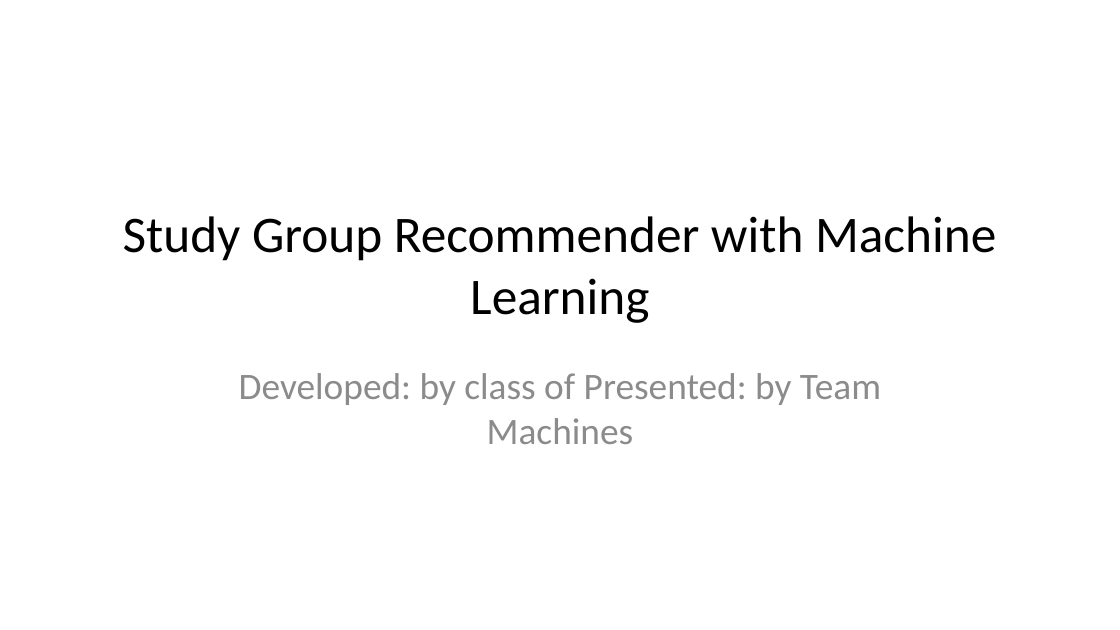
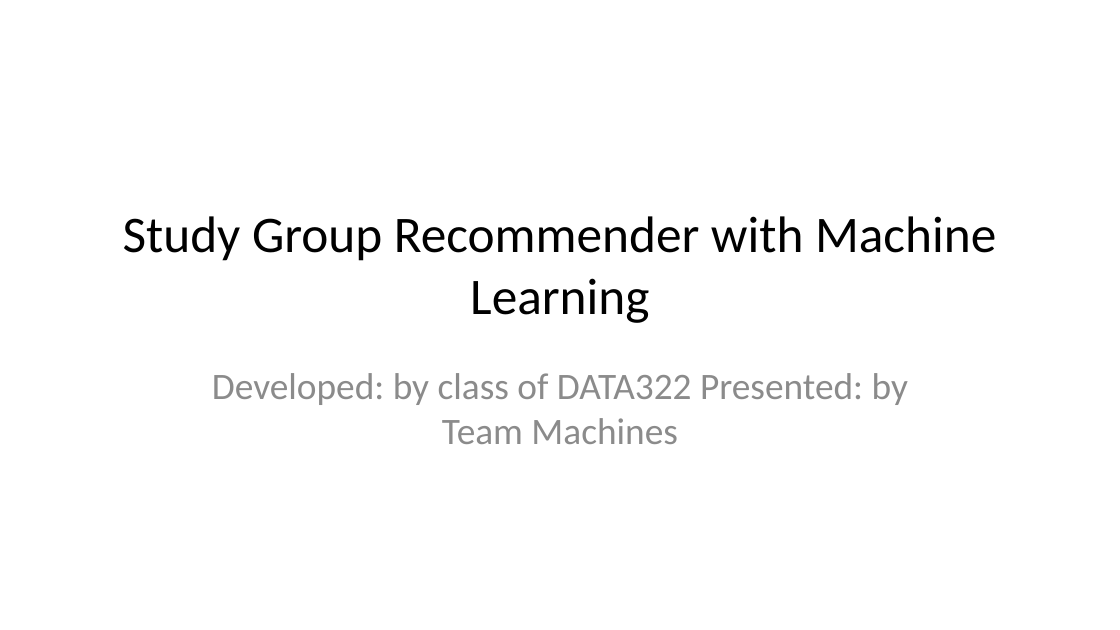
Before and after one commit to deancallahan25/Data322MiniProject, a slide deck: slide 1 of presentation.pptx. Drawn at 1120x630 pixels with LibreOffice and Linux fonts; fonts in the diff are those of the drawing. Boxes give left, top, right and bottom in pixels: in the first picture for what was removed or moved away, otherwise in the second. Text is boxed around its words. In the diff, an @@ line names an element or a change of style, - is before the commit and + after.

```diff
--- a/presentation.pptx
+++ b/presentation.pptx
@@ subtitle at (x1=212, y1=373, x2=908, y2=444): text changed @@
-Developed: by class of Presented: by Team Machines
+Developed: by class of DATA322 Presented: by Team Machines
```
Also in this commit, not shown: 1 other slide changed, 9 slides added, 1 other file.
